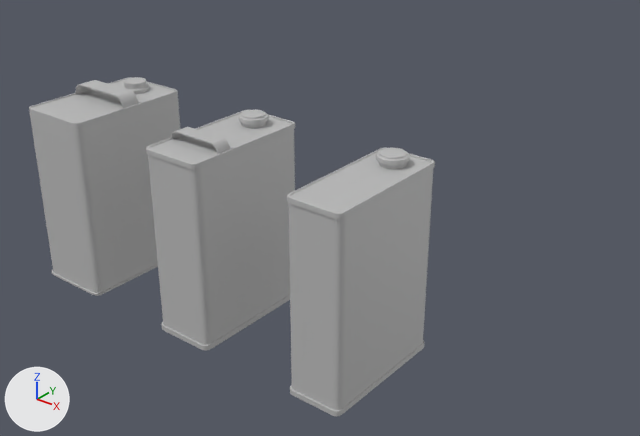
Two versions of the FBX model Dodge Charger/RandomAssets/OilCans.fbx, one commit apart.
Camera for both pictures: a 50 mm camera at (0.1532, -0.1162, 0.1014) aimed at (0.0351, 0.0313, 0.0099). The axes (+X, +Y, +Z) are drawn at lower left. The lights are the same throughout. Where no turn or scale is listed for an object, it has been applied to the vertices.

Names of what the first picture shows: 'Can', 'Can.001', 'Can1', 'Handle', 'Handle.001', 'Lid1'.
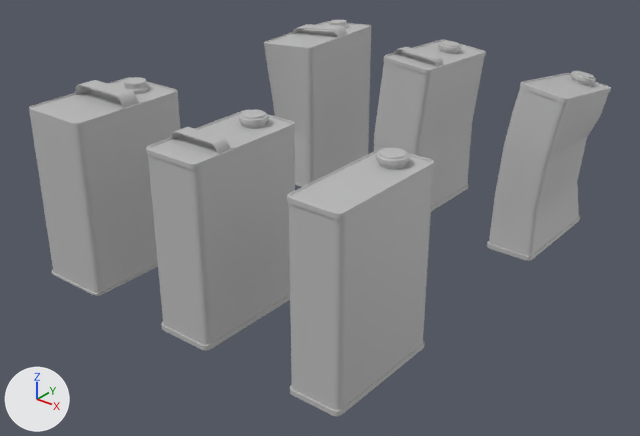
Pixel boxes (x1, y1, x2, y2) of what changed, in the pictures (640 x 436 px):
'Can1.001', added: after (487, 73, 611, 261)
'Can.003', added: after (264, 21, 371, 187)
'Can.002', added: after (374, 40, 486, 211)
'Handle.003', added: after (293, 24, 347, 38)
'Lid1.001', added: after (570, 71, 596, 86)
'Handle.002', added: after (394, 47, 443, 67)
'Lid.002', added: after (438, 41, 461, 54)
'Lid.003', added: after (329, 20, 349, 29)

Edits to the bpy script that builds the scene:
```text
Add mat_can6:
    mat_can6 = principled_material('Can6')
    mat_can6.base_color = (0.5, 0.5, 0.5)  # grey #bcbcbc
Add mat_can4:
    mat_can4 = principled_material('Can4')
    mat_can4.base_color = (0.5, 0.5, 0.5)  # grey #bcbcbc
Add mat_can7:
    mat_can7 = principled_material('Can7')
    mat_can7.base_color = (0.5, 0.5, 0.5)  # grey #bcbcbc
Add me_mesh_012:
    me_mesh_012.from_pydata(...)  # 161 vertices, 160 faces; spans x -0.003..0.00304, y -0.003..0.00304, z -0.00138..0.00137
    me_mesh_012.materials.append(mat_can6)  # grey #bcbcbc
Add me_mesh_014:
    me_mesh_014.from_pydata(...)  # 40 vertices, 36 faces; spans x -0.008..0.0083, y -0.0022..0.0022, z -0.0022..0.002
    me_mesh_014.materials.append(mat_can4)  # grey #bcbcbc
Add me_mesh_013:
    me_mesh_013.from_pydata(...)  # 454 vertices, 460 faces; spans x -0.0087..0.0087, y -0.0147..0.0147, z -0.0202..0.0208
    me_mesh_013.materials.append(mat_can4)  # grey #bcbcbc
Add me_mesh_008:
    me_mesh_008.from_pydata(...)  # 161 vertices, 160 faces; spans x -0.00298..0.00307, y -0.00298..0.00308, z -0.00167..0.00165
    me_mesh_008.materials.append(mat_can7)  # grey #bcbcbc
Add me_mesh_011:
    me_mesh_011.from_pydata(...)  # 40 vertices, 36 faces; spans x -0.00646..0.00626, y -0.00175..0.00175, z -0.00179..0.00164
    me_mesh_011.materials.append(mat_can6)  # grey #bcbcbc
Add me_mesh_010:
    me_mesh_010.from_pydata(...)  # 502 vertices, 504 faces; spans x -0.0069..0.0085, y -0.0147..0.0158, z -0.0202..0.0217
    me_mesh_010.materials.append(mat_can6)  # grey #bcbcbc
Add me_mesh_015:
    me_mesh_015.from_pydata(...)  # 141 vertices, 140 faces; spans x -0.00297..0.00308, y -0.003..0.003, z -0.00138..0.00133
    me_mesh_015.materials.append(mat_can4)  # grey #bcbcbc
Add me_mesh_009:
    me_mesh_009.from_pydata(...)  # 599 vertices, 602 faces; spans x -0.0059..0.0089, y -0.0147..0.0169, z -0.0202..0.0216
    me_mesh_009.materials.append(mat_can7)  # grey #bcbcbc
Add ob_lid_002:
    ob_lid_002 = bpy.data.objects.new('Lid.002', me_mesh_012)
    ob_lid_002.location = (0.0375, 0.0821, 0.0407)
Add ob_handle_003:
    ob_handle_003 = bpy.data.objects.new('Handle.003', me_mesh_014)
    ob_handle_003.location = (0.0, 0.075, 0.0406)
Add ob_can_003:
    ob_can_003 = bpy.data.objects.new('Can.003', me_mesh_013)
    ob_can_003.location = (0.0, 0.0747, 0.02)
Add ob_lid1_001:
    ob_lid1_001 = bpy.data.objects.new('Lid1.001', me_mesh_008)
    ob_lid1_001.location = (0.0726, 0.0864, 0.038)
Add ob_handle_002:
    ob_handle_002 = bpy.data.objects.new('Handle.002', me_mesh_011)
    ob_handle_002.location = (0.0375, 0.0676, 0.0413)
Add ob_can_002:
    ob_can_002 = bpy.data.objects.new('Can.002', me_mesh_010)
    ob_can_002.location = (0.0359, 0.0747, 0.02)
Add ob_lid_003:
    ob_lid_003 = bpy.data.objects.new('Lid.003', me_mesh_015)
    ob_lid_003.location = (0.0, 0.0834, 0.0405)
Add ob_can1_001:
    ob_can1_001 = bpy.data.objects.new('Can1.001', me_mesh_009)
    ob_can1_001.location = (0.0701, 0.0747, 0.02)
```
